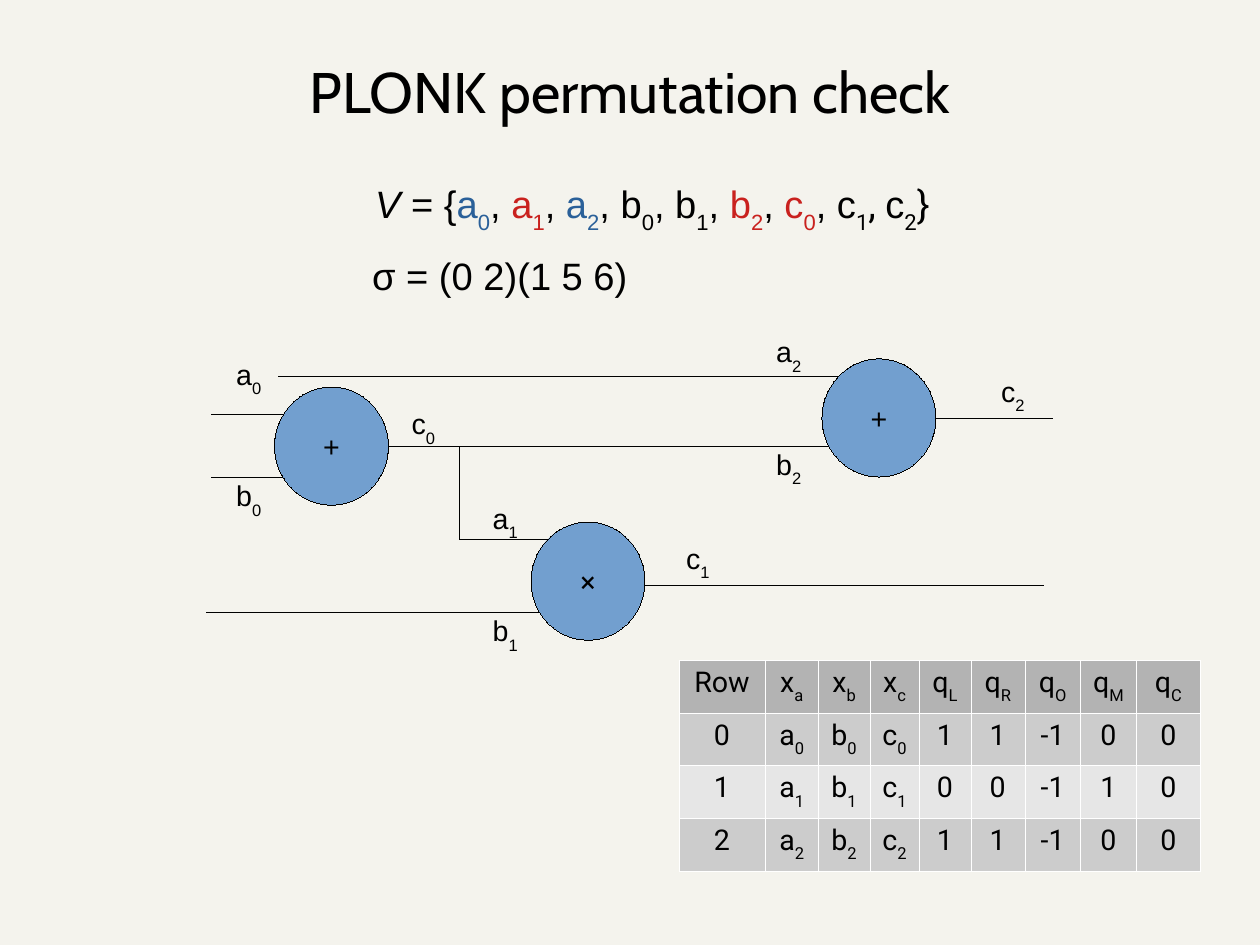
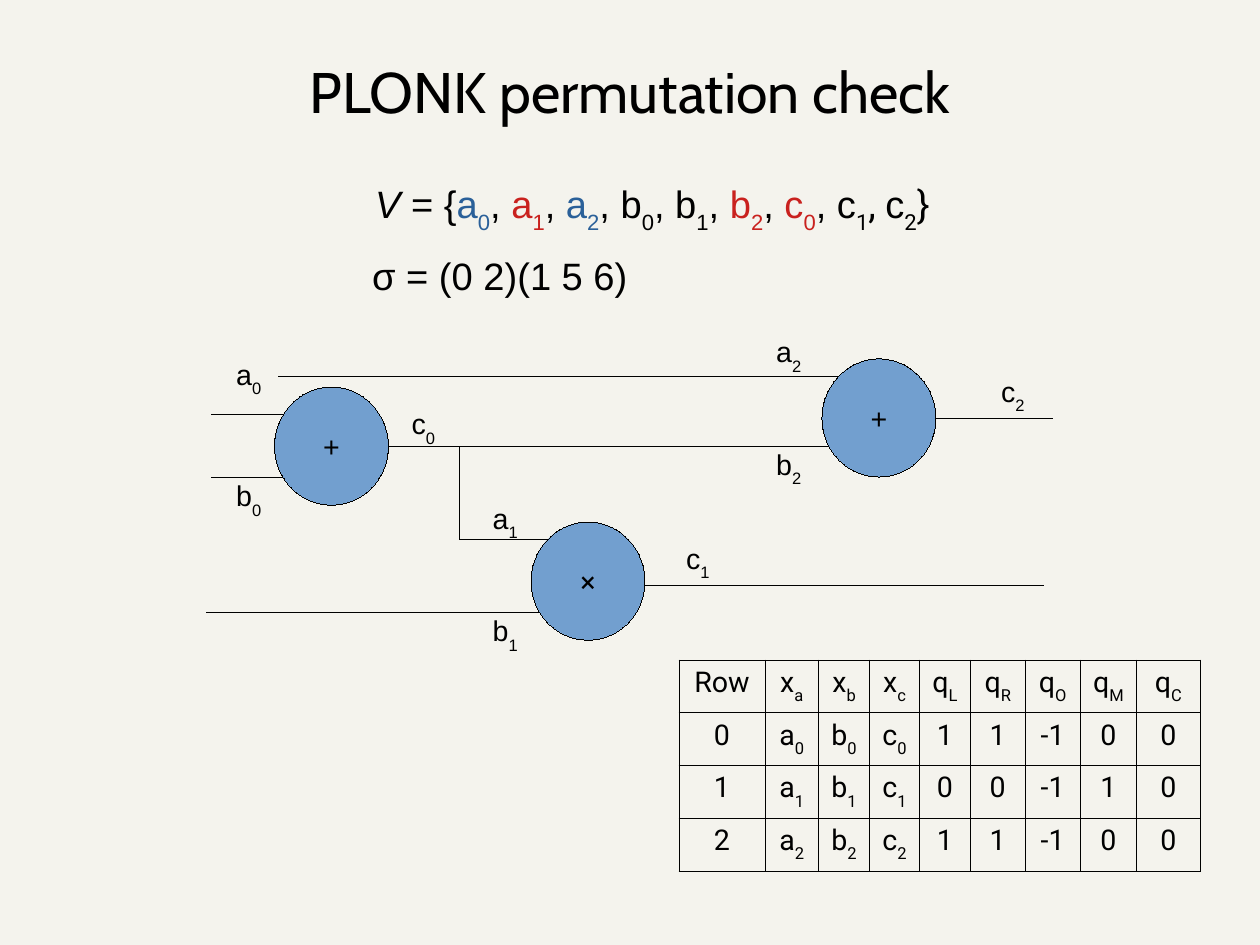
Before and after one commit to daira/halographs, a slide deck: slide 11 of deepdive.odp. Drawn at 1260x945 pixels with LibreOffice and Linux fonts; fonts in the diff are those of the drawing. Boxes give left, top, right and bottom in pixels: in the first picture for what was removed or moved away, otherwise in the second. Text is boxed around its words. In the diff, an @@ line names an element or a change of style, - is before the commit and + after.

Commit message:
Deep dive presentation: Ying Tong's correction to the PLONK permutation argument, and formatting/notation fixes.

```diff
--- a/deepdive.odp
+++ b/deepdive.odp
@@ table at [679, 660, 1201, 867] @@
@@ fill #B3B3B3 to none in row 1 @@
@@ fill #CCCCCC to none in 18 cells @@
@@ fill #E6E6E6 to none in row 3 @@
@@ borders changed @@
```
Also in this commit, not shown: 25 other slides changed, 1 slide added, 1 other file.
